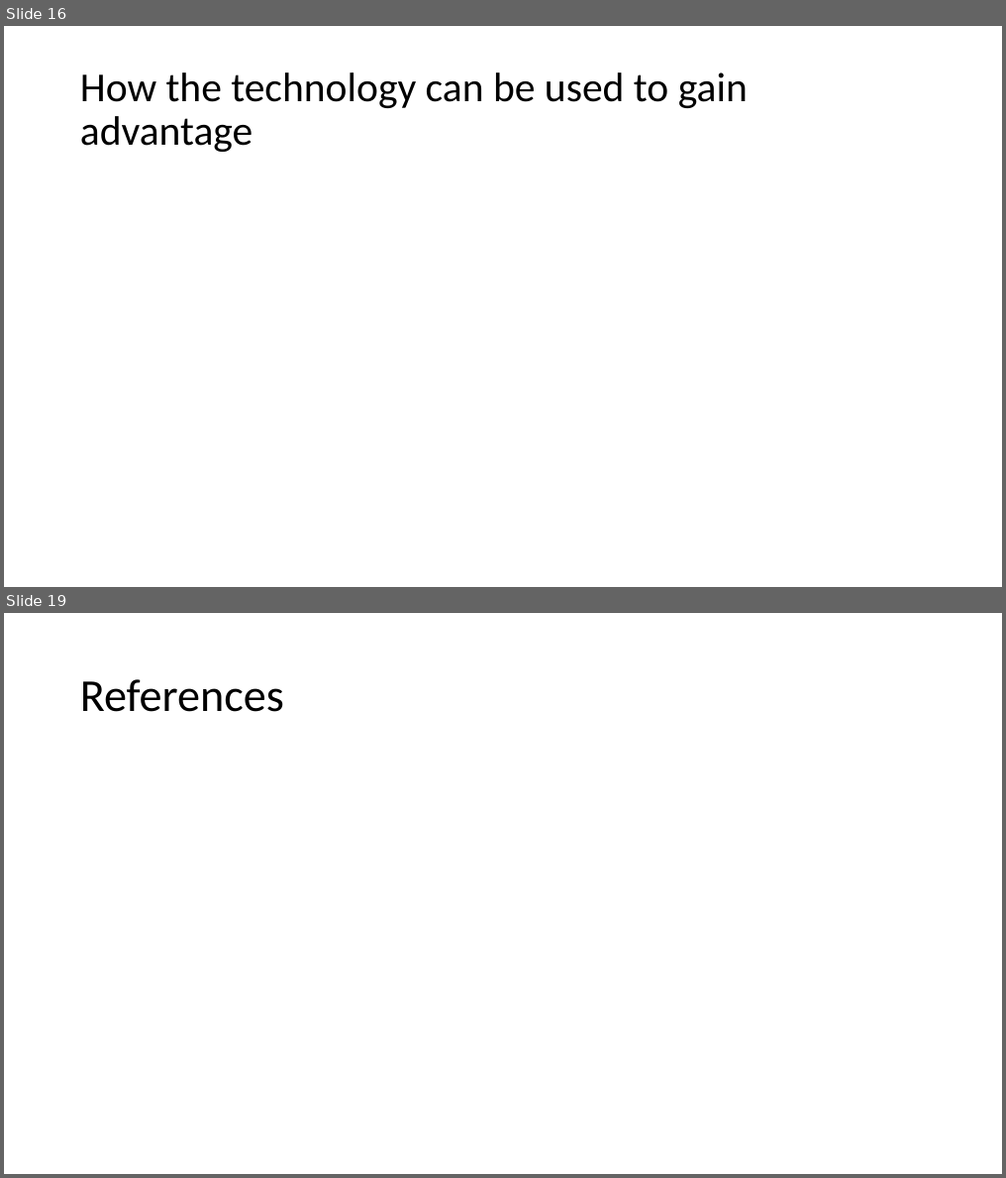
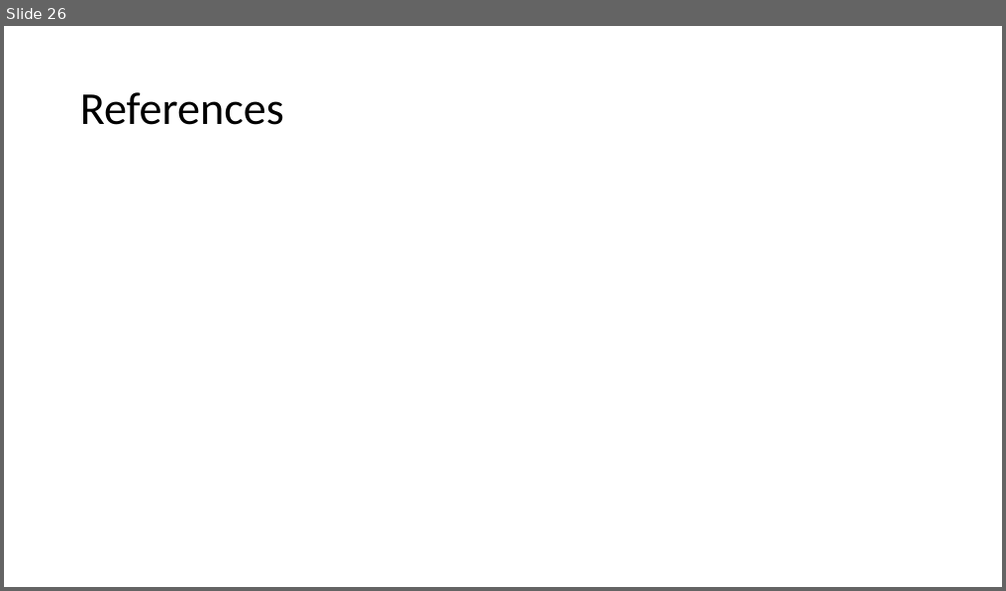
Before and after one commit to CharlesMalonRocha/SBIT---CA-2, a slide deck: Business Computer Technology Report.pptx. Shown one above the other, each under a label of ours: slides 16 and 19 before the commit, slide 26 after it; the slides between them are not shown. The pictures are 1006x1178 and 1006x591 pixels, drawn with LibreOffice and Linux fonts; fonts in the diff are those of the drawing. Boxes give left, top, right and bottom in pixels: in the first picture for what was removed or moved away, otherwise in the second. Text is boxed around its words. In the diff, an @@ line names an element or a change of style, - is before the commit and + after.

```diff
--- a/Business Computer Technology Report.pptx
+++ b/Business Computer Technology Report.pptx
@@ slide 16 removed at bbox=[4, 26, 1002, 587], background #FFFFFF @@
@@ title removed at bbox=[80, 73, 747, 152] @@
-How the technology can be used to gain advantage
@@ what was slide 19 is now slide 26 @@
```
Also in this commit, not shown: 15 slides added, 7 other slides removed, 6 other files.
